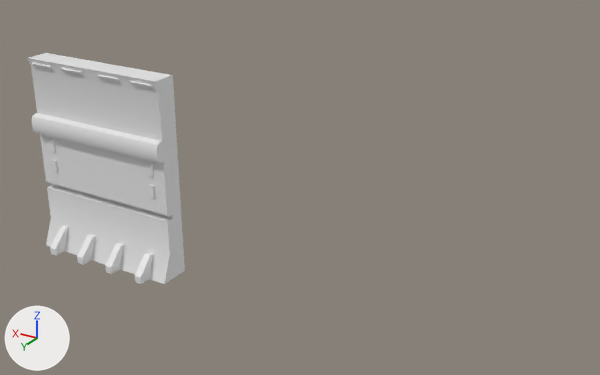
One commit to the FBX model Assets/Assets/ProceduralGeneration2/RoomMeshes/Wall.fbx: the scene before it, then after it.
The view is the same before and after, from a 50 mm camera at (-12.55, 0.79, 12.39) aimed at (-1.2, -18.14, 2.92). Lighting does not change. The marker at lower left points along +X, +Y and +Z. Where no turn or scale is listed for an object, it has been applied to the vertices.

The scene before the commit, as lines of its bpy script (objects in view):
```python
me_cube_008 = bpy.data.meshes.new('Cube.008')
me_cube_008.from_pydata(...)  # 166 vertices, 132 faces; spans x -2.46..2.46, y -0.32..1.01, z 0.0..6.15
ob_wall = bpy.data.objects.new('Wall', me_cube_008)
ob_wall.location = (4.48, -16.32, 0.0)
```
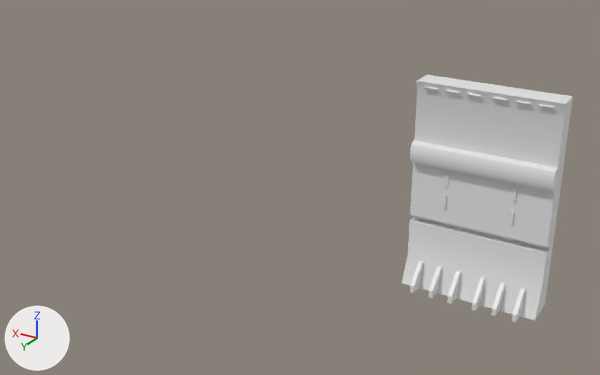
Patch to the scene script:
```diff
--- a/Assets/Assets/ProceduralGeneration2/RoomMeshes/Wall.fbx.py
+++ b/Assets/Assets/ProceduralGeneration2/RoomMeshes/Wall.fbx.py
@@ me_cube_008 @@
 me_cube_008.from_pydata(...)  # 166 vertices, 132 faces; spans x -2.46..2.46, y -0.32..1.01, z 0.0..6.15
+# me_cube_008 part 1: the loose piece of 62 vertices spanning x -2.46..2.46, y -0.32..0.66, z 0.0..6.15 is scaled about its middle by (0.813, 1, 1)
+# me_cube_008 part 2: a new loose piece, a box spanning x -1.011..-0.923, y 0.272..0.366, z 3.265..3.634
+# me_cube_008 part 3: a new loose piece, a box spanning x 0.923..1.011, y 0.272..0.366, z 3.265..3.634
+# me_cube_008 part 4: a new loose piece, a box spanning x -1.011..-0.923, y 0.272..0.366, z 2.592..2.961
+# me_cube_008 part 5: a new loose piece, a box spanning x 0.923..1.011, y 0.272..0.366, z 2.592..2.961
+# me_cube_008 part 6: the loose piece of 8 vertices spanning x -2.3..-1.55, y 0.31..0.43, z 5.93..6.05 is scaled about the mesh origin by (0.495, 1, 1)
+# me_cube_008 part 7: the loose piece of 8 vertices spanning x 1.55..2.3, y 0.31..0.43, z 5.93..6.05 is scaled about the mesh origin by (0.495, 1, 1)
+# me_cube_008 part 8: the loose piece of 8 vertices spanning x -1.08..-0.33, y 0.31..0.43, z 5.93..6.05 is scaled about the mesh origin by (0.495, 1, 1)
+# me_cube_008 part 9: the loose piece of 8 vertices spanning x 0.33..1.08, y 0.31..0.43, z 5.93..6.05 is scaled about its middle by (0.495, 1, 1), then moved by (0.86, 0.0, 0.0)
+# me_cube_008 part 10: the loose piece of 10 vertices spanning x -1.87..-1.64, y 0.28..1.01, z 0.0..0.73 is scaled about its middle by (0.495, 1, 1), then moved by (0.23, 0.0, 0.0)
+# me_cube_008 part 11: the loose piece of 10 vertices spanning x -0.7..-0.47, y 0.28..1.01, z 0.0..0.73 is scaled about its middle by (0.495, 1, 1), then moved by (-0.36, 0.0, 0.0)
+# me_cube_008 part 12: the loose piece of 10 vertices spanning x 0.47..0.7, y 0.28..1.01, z 0.0..0.73 is scaled about its middle by (-0.495, 1, 1), then moved by (-0.95, 0.0, 0.0)
+# me_cube_008 part 13: the loose piece of 10 vertices spanning x 1.64..1.87, y 0.28..1.01, z 0.0..0.73 is scaled about its middle by (0.495, 1, 1), then moved by (-0.23, 0.0, 0.0)
+# me_cube_008 part 14: the loose piece of 10 vertices spanning x 0.47..0.7, y 0.28..1.01, z 0.0..0.73 is copied, and the copy is scaled about its middle by (0.495, 1, 1), then moved by (0.36, 0.0, 0.0); it spans x 0.88..1.0, y 0.28..1.01, z 0.0..0.73
+# me_cube_008 part 15: the loose piece of 10 vertices spanning x 0.47..0.7, y 0.28..1.01, z 0.0..0.73 is copied, and the copy is scaled about its middle by (0.495, 1, 1), then moved by (-0.22, 0.0, 0.0); it spans x 0.31..0.42, y 0.28..1.01, z 0.0..0.73
+# me_cube_008 part 16: the loose piece of 8 vertices spanning x -2.3..-1.55, y 0.31..0.43, z 5.93..6.05 is copied, and the copy is scaled about its middle by (0.495, 1, 1), then moved by (0.37, 0.0, 0.0); it spans x -1.74..-1.37, y 0.31..0.43, z 5.93..6.05
+# me_cube_008 part 17: the loose piece of 8 vertices spanning x 0.33..1.08, y 0.31..0.43, z 5.93..6.05 is copied, and the copy is scaled about the mesh origin by (0.495, 1, 1); it spans x 0.17..0.54, y 0.31..0.43, z 5.93..6.05
+# me_cube_008 part 18: the loose piece of 8 vertices spanning x -2.04..-1.86, y 0.27..0.37, z 3.27..3.63 is deleted
+# me_cube_008 part 19: the loose piece of 8 vertices spanning x 1.86..2.04, y 0.27..0.37, z 3.27..3.63 is deleted
+# me_cube_008 part 20: the loose piece of 8 vertices spanning x -2.04..-1.86, y 0.27..0.37, z 2.59..2.96 is deleted
+# me_cube_008 part 21: the loose piece of 8 vertices spanning x 1.86..2.04, y 0.27..0.37, z 2.59..2.96 is deleted
@@ ob_wall @@
 ob_wall = bpy.data.objects.new('Wall', me_cube_008)
-ob_wall.location = (4.48, -16.32, 0.0)
+ob_wall.location = (-6.0, -20.0, 0.0)
```

What differs and where, as boxes (x1, y1, x2, y2) in the pictures (600 x 375 px; the box of a moved part takes in the faces that stretch with it):
'Wall', reshaped, moved (8% wider, 7% taller)
    before: (27, 53, 185, 284)
    after: (402, 75, 573, 322)
part 1 of me_cube_008, moved or reshaped
    before: (27, 53, 185, 284)
    after: (402, 75, 573, 320)
part 2 of me_cube_008, added
    after: (512, 187, 517, 201)
part 3 of me_cube_008, added
    after: (444, 173, 449, 186)
part 4 of me_cube_008, added
    after: (509, 210, 514, 224)
part 5 of me_cube_008, added
    after: (443, 195, 447, 208)
part 6 of me_cube_008, moved or reshaped
    before: (130, 81, 153, 88)
    after: (516, 101, 531, 107)
part 7 of me_cube_008, moved or reshaped
    before: (32, 62, 51, 69)
    after: (446, 89, 460, 95)
part 8 of me_cube_008, moved or reshaped
    before: (97, 75, 119, 82)
    after: (493, 97, 508, 103)
part 9 of me_cube_008, moved or reshaped
    before: (61, 68, 82, 75)
    after: (425, 86, 438, 92)
part 10 of me_cube_008, moved or reshaped
    before: (135, 252, 153, 284)
    after: (512, 288, 526, 322)
part 11 of me_cube_008, moved or reshaped
    before: (105, 243, 124, 274)
    after: (491, 282, 505, 316)
part 12 of me_cube_008, moved or reshaped
    before: (77, 234, 96, 265)
    after: (472, 277, 485, 311)
part 13 of me_cube_008, moved or reshaped
    before: (50, 226, 69, 256)
    after: (410, 261, 424, 293)
part 14 of me_cube_008, added
    after: (428, 266, 442, 298)
part 15 of me_cube_008, added
    after: (447, 271, 461, 304)
part 16 of me_cube_008, added
    after: (539, 104, 554, 110)
part 17 of me_cube_008, added
    after: (467, 93, 481, 99)
part 18 of me_cube_008, deleted
    before: (146, 163, 153, 176)
part 19 of me_cube_008, deleted
    before: (49, 139, 55, 152)
part 20 of me_cube_008, deleted
    before: (148, 185, 155, 198)
part 21 of me_cube_008, deleted
    before: (51, 159, 58, 172)
